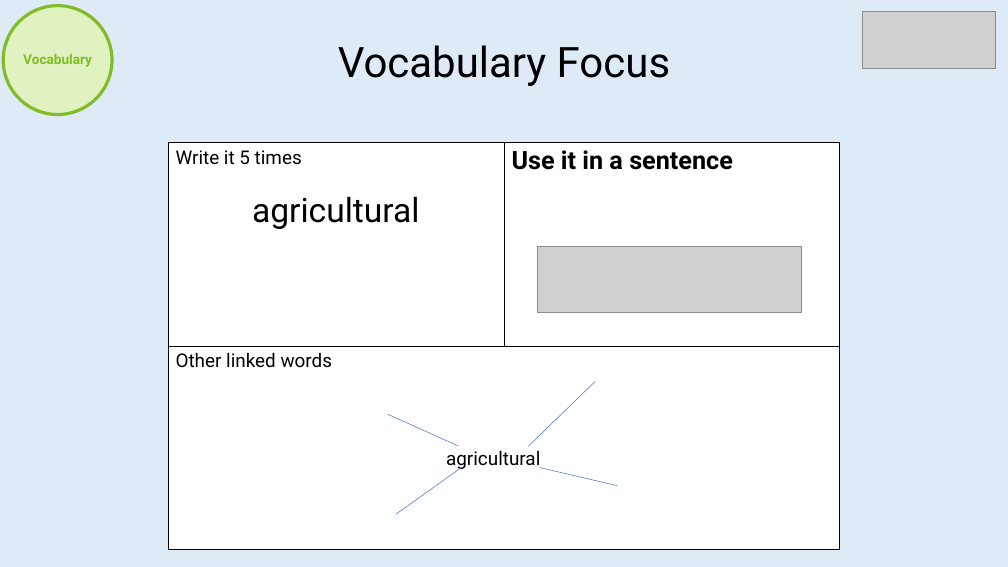
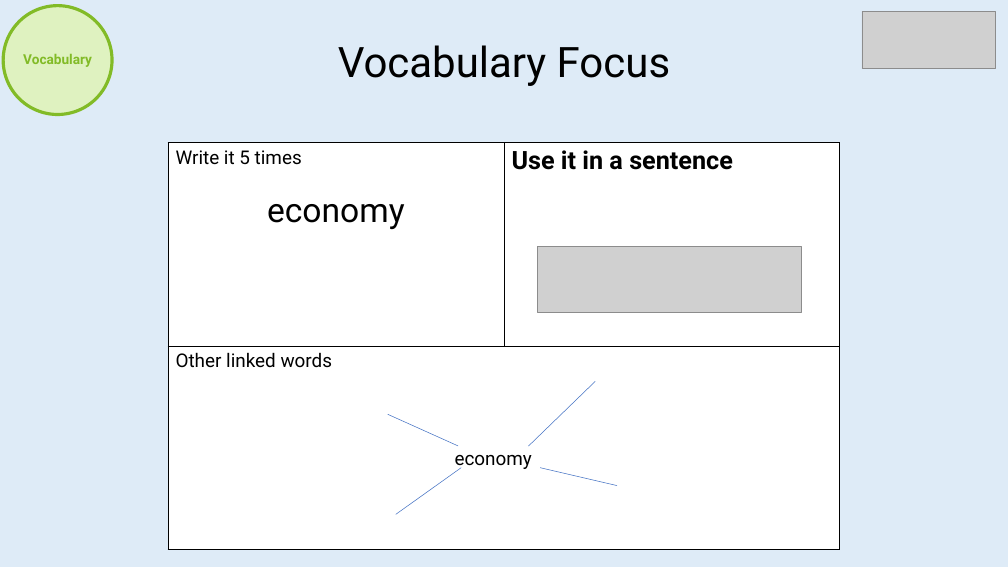
Before and after one commit to imcl75/claude_files, a slide deck: slide 19 of Reading/BeingAReader_Template.pptx. Drawn at 1008x567 pixels with LibreOffice and Linux fonts; fonts in the diff are those of the drawing; grey boxes stand for pictures. Boxes give left, top, right and bottom in pixels: in the first picture for what was removed or moved away, otherwise in the second. Text is boxed around its words. In the diff, an @@ line names an element or a change of style, - is before the commit and + after.

```diff
--- a/Reading/BeingAReader_Template.pptx
+++ b/Reading/BeingAReader_Template.pptx
@@ table at [168, 143, 839, 550] @@
-row 1, column 1: Write it 5 times / agricultural
+row 1, column 1: Write it 5 times / economy
@@ text at [455, 455, 532, 471]: text changed @@
-agricultural
+economy
```
Also in this commit, not shown: 10 other slides changed.
